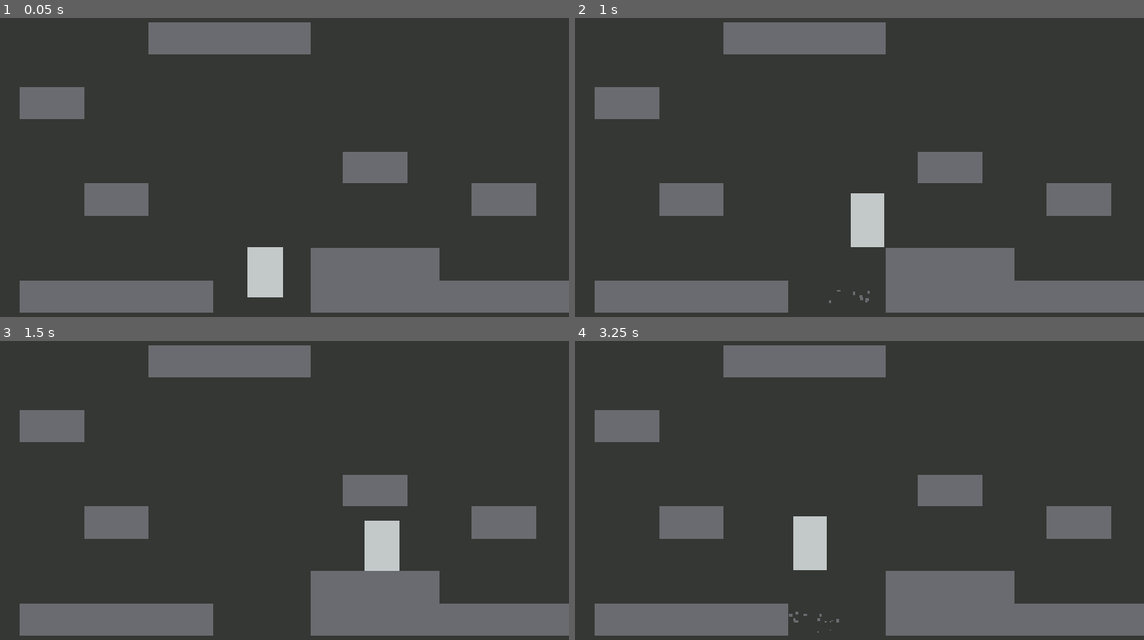
Above: before the commit, frames 1-4 (two rows, left to right).
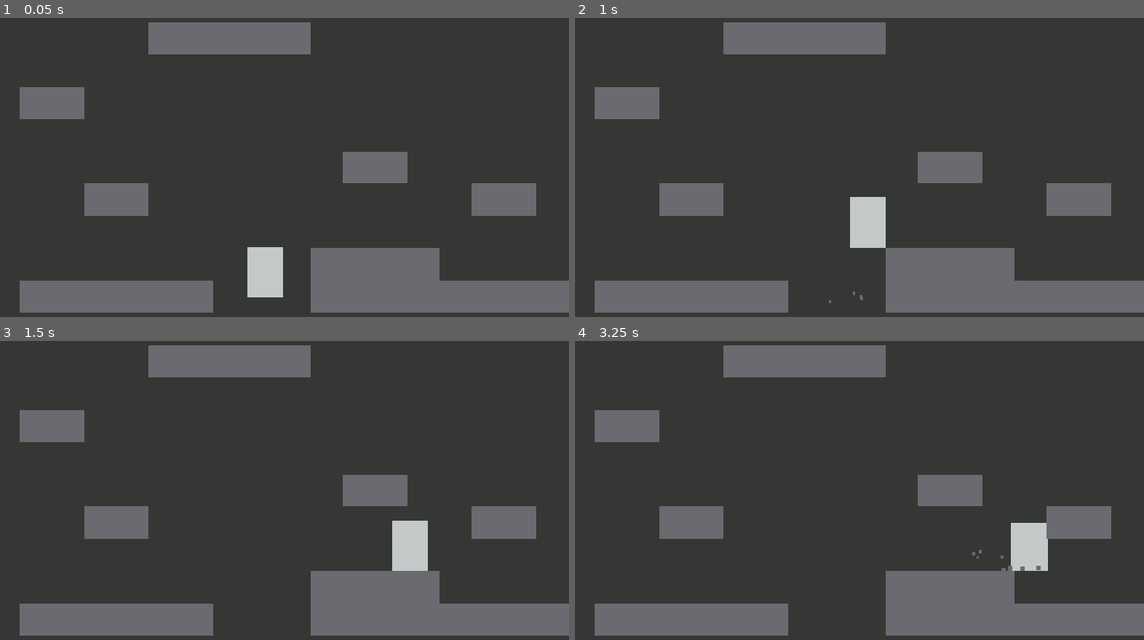
Above: after the commit, the same moments.

Repository: harperstoeckle/mole_game
Game: Godot game, scene res://scenes/main.tscn
Same seed, same stepped clock (60 frames per second), same inputs: the game is played once before the commit and once after it.
Inputs:
- Up to frame 1 (0.05 s): no input
- Up to frame 2 (1 s): hold D (right) from 0.53 s (still down); tap Space (jump) at 0.77 s
- Up to frame 3 (1.5 s): keep holding D (right)
- Up to frame 4 (3.25 s): tap Space (jump) at 1.52, 3.02 s; release D (right) at 2.03 s; hold A (left) 2.03-2.78 s; hold D (right) from 2.78 s (still down)

Frame 1 is identical in both runs. In frame 2, 0.2% of the frame differs, in the area x 46-55%, y 58-96%; in frame 3, 1.7%; in frame 4, 2.2%, in the area x 37-84%, y 58-98%.

Commit message:
Adjust player more

Diff:
--- a/scenes/effects/player_jump.tscn
+++ b/scenes/effects/player_jump.tscn
@@ -27,6 +27,7 @@
 [node name="GPUParticles2D" type="GPUParticles2D" parent="." unique_id=484731697]
 modulate = Color(0.4136, 0.42064, 0.44, 1)
 emitting = false
+amount = 4
 lifetime = 0.4
 one_shot = true
 explosiveness = 1.0
--- a/scenes/player.tscn
+++ b/scenes/player.tscn
@@ -29,7 +29,7 @@
 
 [sub_resource type="Animation" id="Animation_3vyb7"]
 resource_name = "jump"
-length = 0.26666668
+length = 0.2
 tracks/0/type = "value"
 tracks/0/imported = false
 tracks/0/enabled = true
@@ -37,7 +37,7 @@
 tracks/0/interp = 2
 tracks/0/loop_wrap = true
 tracks/0/keys = {
-"times": PackedFloat32Array(0, 0.13333334, 0.26666668),
+"times": PackedFloat32Array(0, 0.1, 0.2),
 "transitions": PackedFloat32Array(1, 1, 1),
 "update": 0,
 "values": [Vector2(1.1, 0.9), Vector2(0.9, 1.1), Vector2(1, 1)]
@@ -99,9 +99,9 @@
 fall_accel_curve = SubResource("Curve_3vyb7")
 fall_accel = 7000.0
 floor_walk_speed = 500.0
-floor_walk_accel = 5000.0
+floor_walk_accel = 7000.0
 air_strafe_speed = 500.0
-air_strafe_accel = 500.0
+air_strafe_accel = 7000.0
 floor_friction = 0.95
 
 [node name="CollisionShape2D" type="CollisionShape2D" parent="." unique_id=1981543053]
